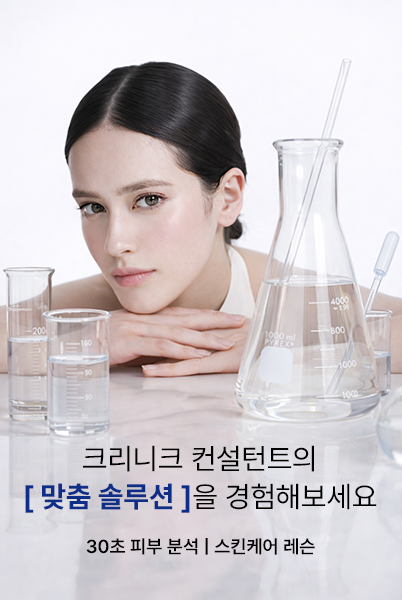
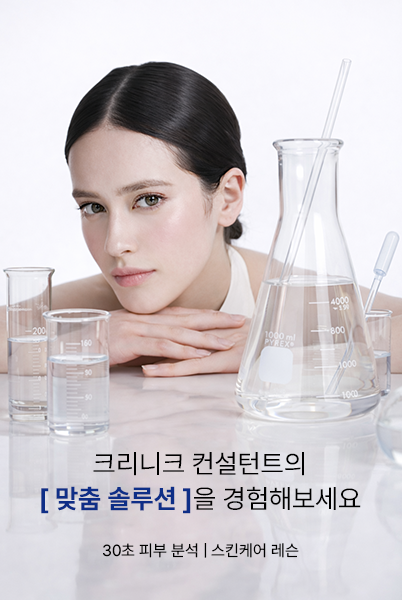
Layers edited between the first and the second 402x600 image:
painted on "30초 피부 분석 | 스킨케어 레슨" over [86, 538, 315, 558]
painted on "크리니크 컨설턴트의 [ 맞춤 솔루션 ]을 경험해보세요" over [25, 445, 377, 514]
